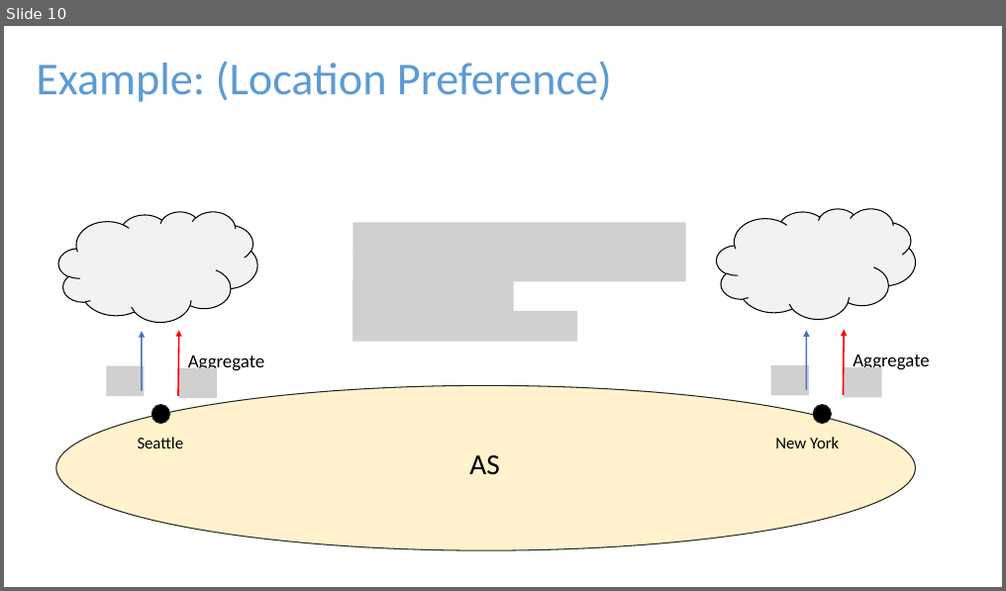
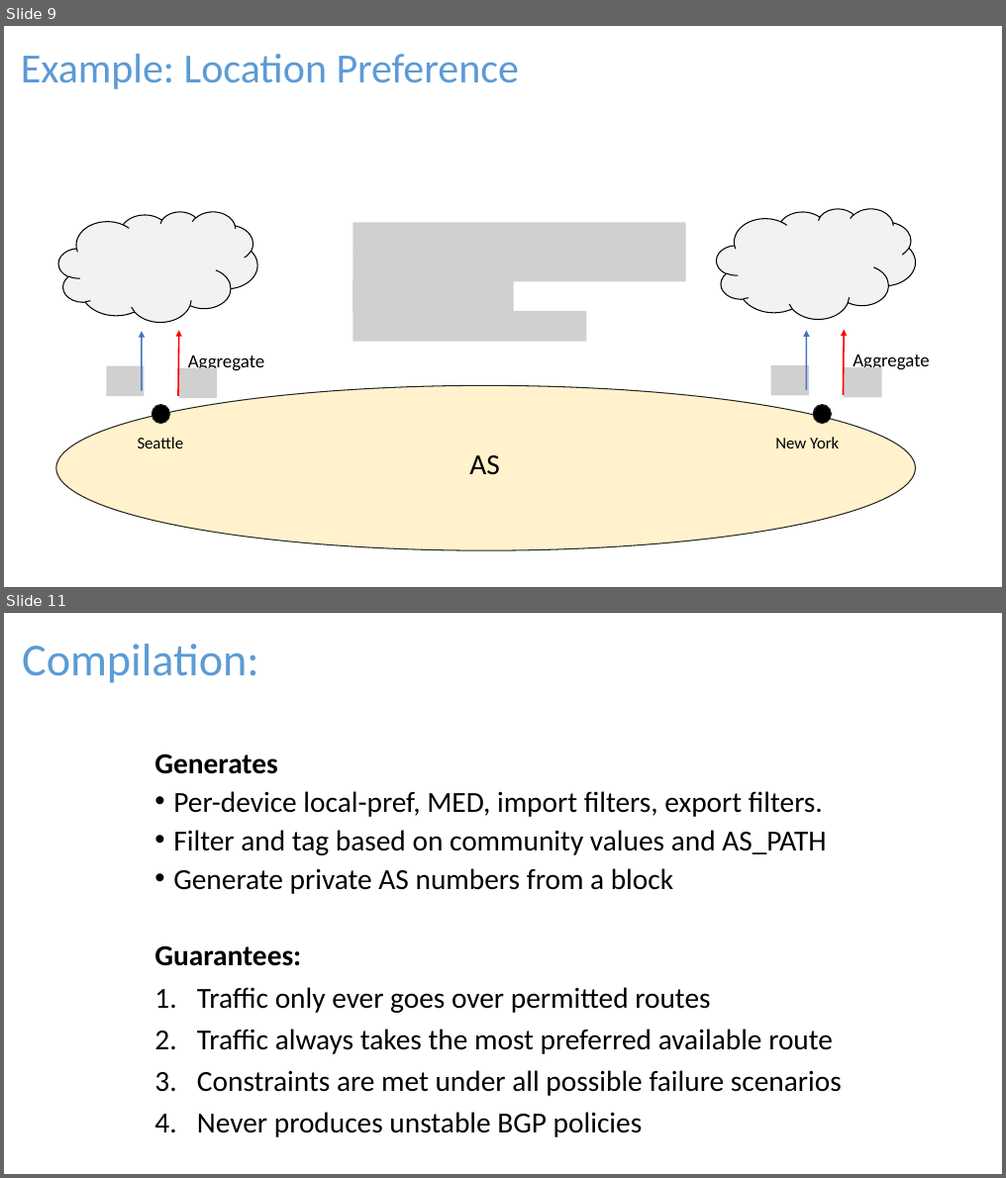
Before and after one commit to rabeckett/propane, a slide deck: notes/demo/Properties.pptx. Shown one above the other, each under a label of ours: slide 10 before the commit, slides 9 and 11 after it; the slides between them are not shown. The pictures are 1006x591 and 1006x1178 pixels, drawn with LibreOffice and Linux fonts; fonts in the diff are those of the drawing; grey boxes stand for pictures. Boxes give left, top, right and bottom in pixels: in the first picture for what was removed or moved away, otherwise in the second. Text is boxed around its words. In the diff, an @@ line names an element or a change of style, - is before the commit and + after.

```diff
--- a/notes/demo/Properties.pptx
+++ b/notes/demo/Properties.pptx
@@ slide 11 added at bbox=[4, 613, 1002, 1174], background #FFFFFF @@
@@ title added at bbox=[22, 644, 259, 683], 44 pt, text #5B9BD5 @@
+Compilation:
@@ text added at bbox=[154, 754, 826, 894], 28 pt, text #000000 @@
+Generates
+• Per-device local-pref, MED, import filters, export filters.
+• Filter and tag based on community values and AS_PATH
+• Generate private AS numbers from a block
@@ text added at bbox=[154, 946, 842, 1138], 28 pt, text #000000 @@
+Guarantees:
+1. Traffic only ever goes over permitted routes
+2. Traffic always takes the most preferred available route
+3. Constraints are met under all possible failure scenarios
+4. Never produces unstable BGP policies
@@ what was slide 10 is now slide 9 @@
@@ slide 9 changed as well @@
@@ text "Example: Location Preference" at bbox=[21, 54, 519, 89]: vertical alignment middle to bottom @@
@@ text at bbox=[21, 54, 519, 89]: text changed; size 44 to 40 pt @@
-Example: (Location Preference)
+Example: Location Preference
@@ picture: place and size @@
-picture at bbox=[352, 311, 577, 341]
+picture at bbox=[352, 311, 586, 341]
```
Also in this commit, not shown: 7 other slides changed, 3 other slides added, 3 slides removed, 16 other files.
